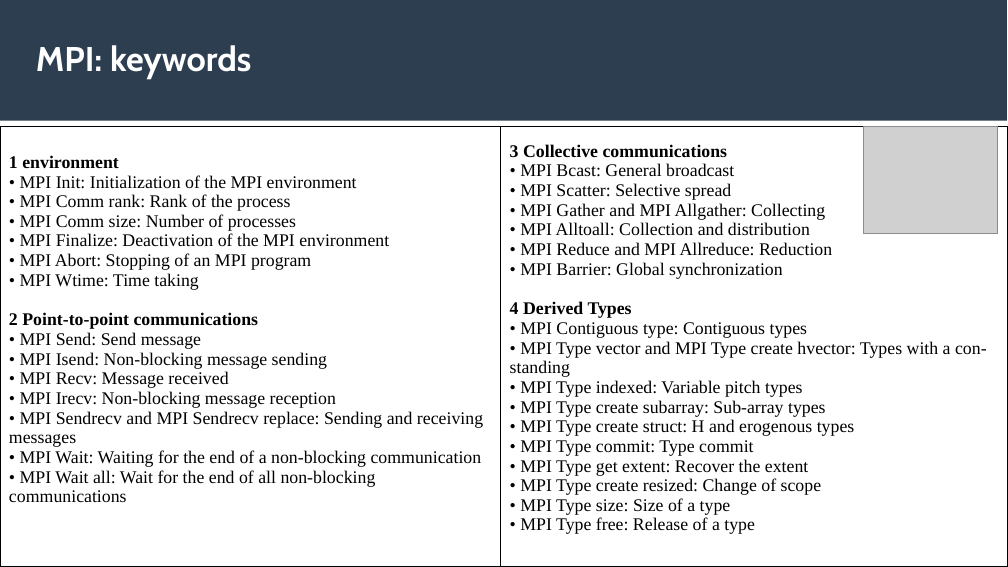
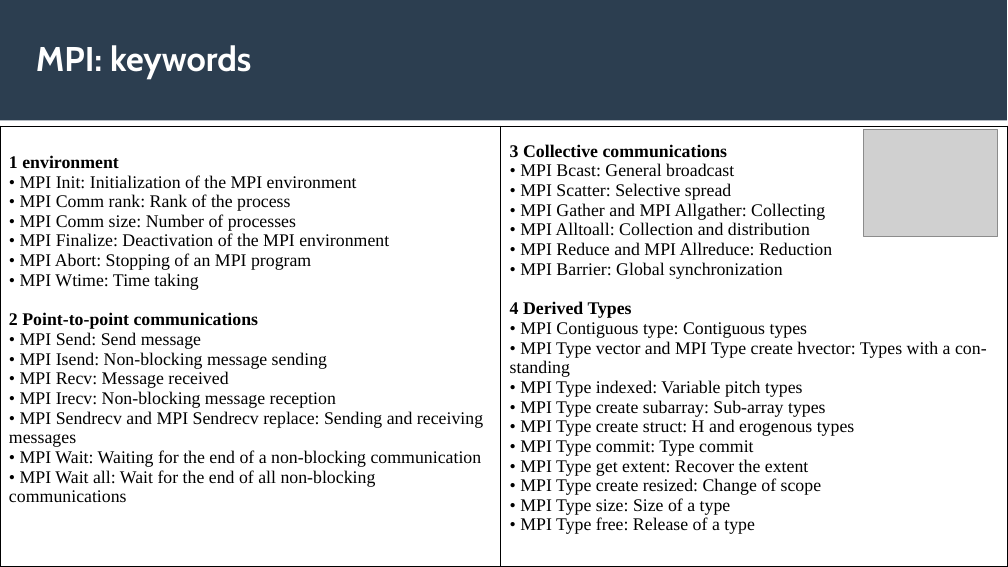
Before and after one commit to lemoinep/ParallelProgramming, a slide deck: slide 21 of MySlides/Session2_ParallelProgramming_MPI.pptx (slide 18 before the commit). Drawn at 1008x567 pixels with LibreOffice and Linux fonts; fonts in the diff are those of the drawing; grey boxes stand for pictures. Boxes give left, top, right and bottom in pixels: in the first picture for what was removed or moved away, otherwise in the second. Text is boxed around its words. In the diff, an @@ line names an element or a change of style, - is before the commit and + after.

```diff
--- a/MySlides/Session2_ParallelProgramming_MPI.pptx
+++ b/MySlides/Session2_ParallelProgramming_MPI.pptx
@@ table at <box>0,126,1008,567</box> @@
@@ borders changed @@
@@ picture: place and size @@
-picture at <box>864,126,998,233</box>
+picture at <box>864,130,998,237</box>
```
Also in this commit, not shown: 11 other slides changed, 6 slides added, 3 slides removed, 1 other file.
